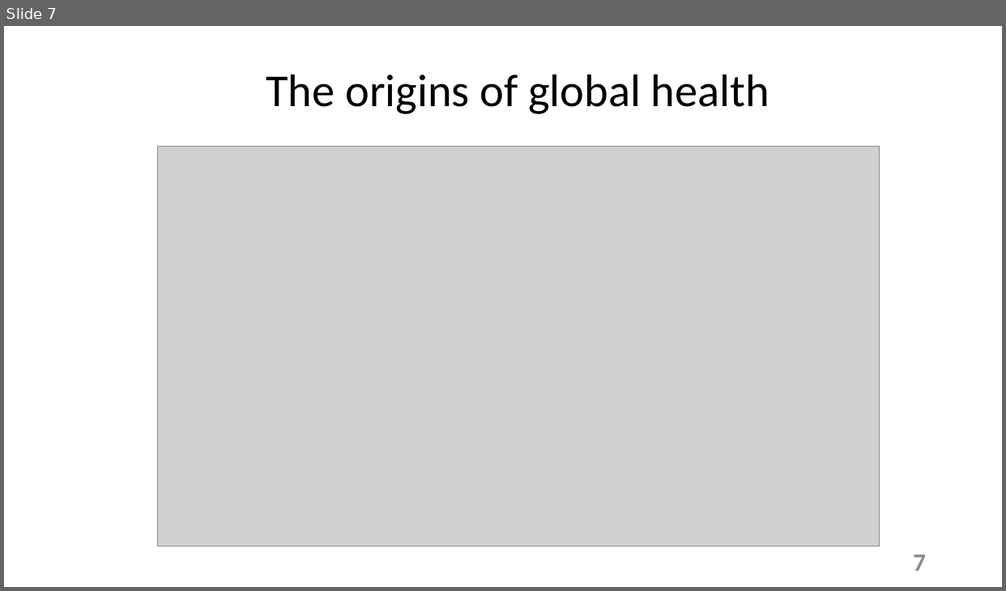
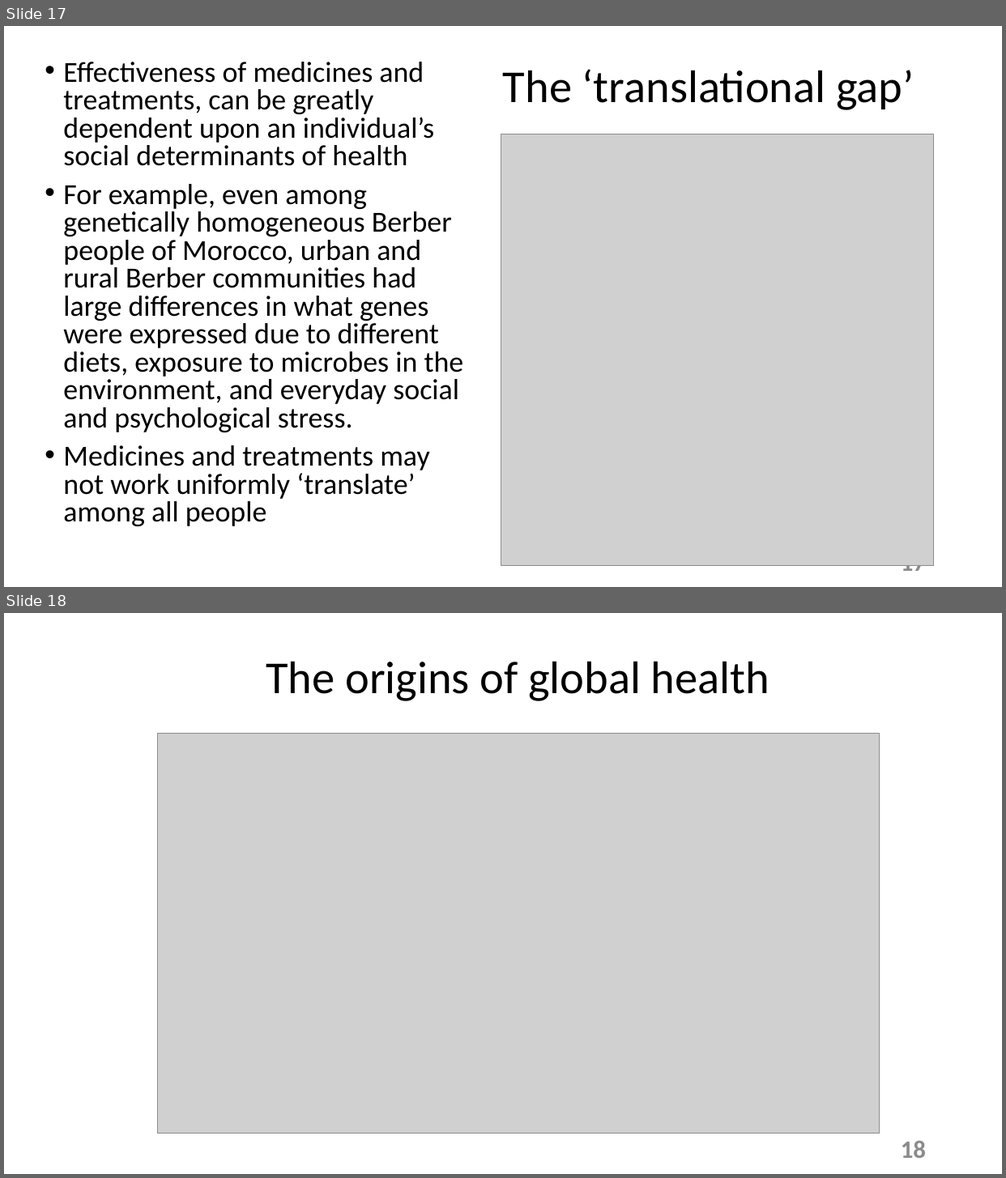
Before and after one commit to tstallins/tstallins.github.io, a slide deck: courses/261/introonline.pptx. Shown one above the other, each under a label of ours: slide 7 before the commit, slides 17 and 18 after it. The pictures are 1006x591 and 1006x1178 pixels, drawn with LibreOffice and Linux fonts; fonts in the diff are those of the drawing; grey boxes stand for pictures. Boxes give left, top, right and bottom in pixels: in the first picture for what was removed or moved away, otherwise in the second. Text is boxed around its words. In the diff, an @@ line names an element or a change of style, - is before the commit and + after.

```diff
--- a/courses/261/introonline.pptx
+++ b/courses/261/introonline.pptx
@@ slide 17 added at [4,26,1002,587], background #FFFFFF @@
@@ text added at [63,62,464,527], 28 pt, text #000000 @@
+• Effectiveness of medicines and treatments, can be greatly dependent upon an individual’s social determinants of health
+• For example, even among genetically homogeneous Berber people of Morocco, urban and rural Berber communities had large differences in what genes were expressed due to different diets, exposure to microbes in the environment, and everyday social and psychological stress.
+• Medicines and treatments may not work uniformly ‘translate’ among all people
@@ title added at [503,69,914,110], 44 pt, text #000000 @@
+The ‘translational gap’
@@ picture added at [501,134,934,565] @@
@@ page number added at [901,565,926,578], 24 pt, text #8C8C8C, bold @@
+17
@@ what was slide 7 is now slide 18 @@
@@ page number at [901,1141,926,1158]: text changed @@
-7
+18
```
Also in this commit, not shown: 16 other slides added, 6 slides removed, 1 other file.
